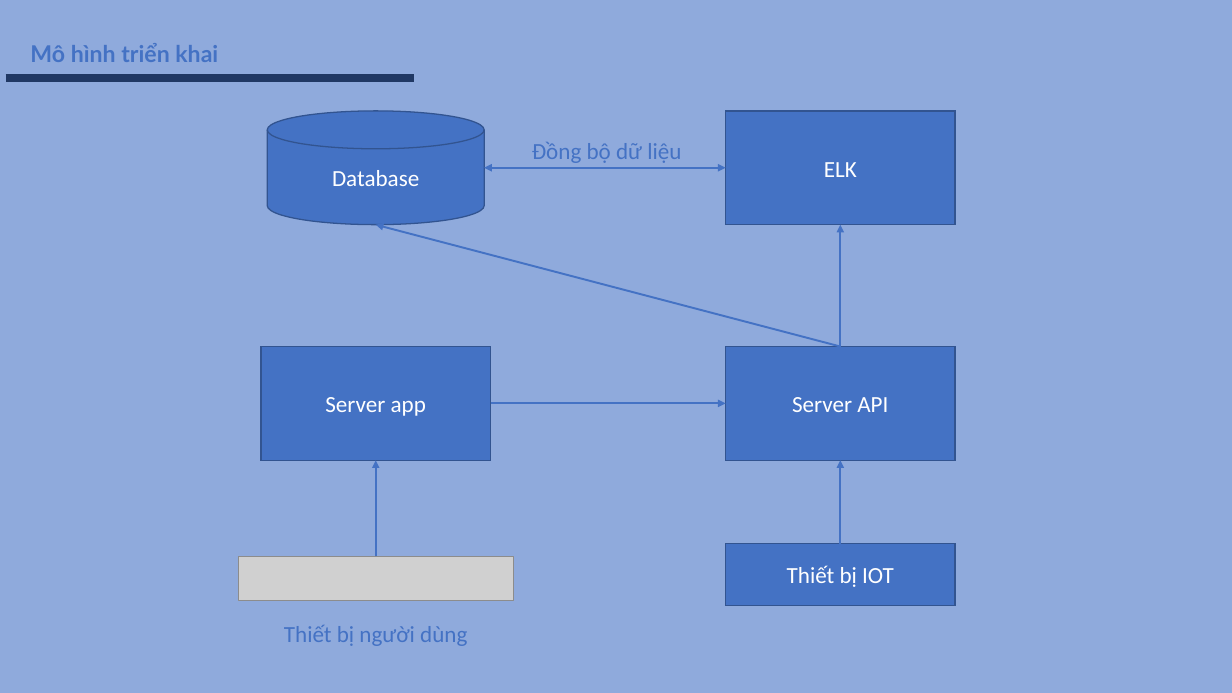
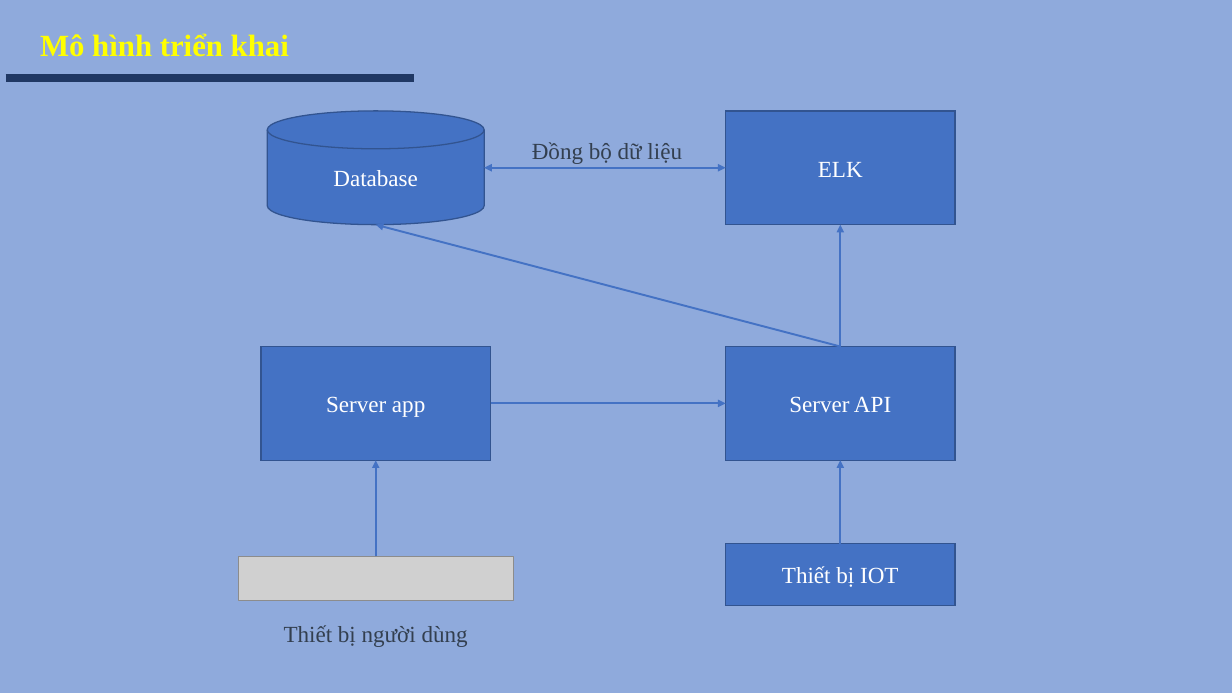
Before and after one commit to hieutran1997/delivery, a slide deck: slide 11 of documents/SlideReport.pptx (slide 6 before the commit). Drawn at 1232x693 pixels with LibreOffice and Linux fonts; fonts in the diff are those of the drawing; grey boxes stand for pictures. Boxes give left, top, right and bottom in pixels: in the first picture for what was removed or moved away, otherwise in the second. Text is boxed around its words. In the diff, an @@ line names an element or a change of style, - is before the commit and + after.

```diff
--- a/documents/SlideReport.pptx
+++ b/documents/SlideReport.pptx
@@ text "Mô hình triển khai": place and size @@
-text "Mô hình triển khai" at (30, 43, 218, 62)
+text "Mô hình triển khai" at (40, 33, 289, 57)
@@ text "Mô hình triển khai" at (40, 33, 289, 57): size 18 to 24 pt, font Lato to Times New Roman, text colour #4472C4 to #FFFF00 @@
@@ text "Đồng bộ dữ liệu" at (532, 142, 682, 164): font Calibri to Times New Roman, text colour #4472C4 to #333F50 @@
@@ font Calibri to Times New Roman in 5 elements at (267, 111, 484, 225), (261, 347, 490, 460), (726, 347, 955, 460), (726, 111, 955, 225), (726, 543, 955, 605) @@
@@ text "Thiết bị người dùng" at (284, 625, 468, 647): font Calibri to Times New Roman, text colour #4472C4 to #333F50 @@
```
Also in this commit, not shown: 7 other slides changed, 5 slides added.
